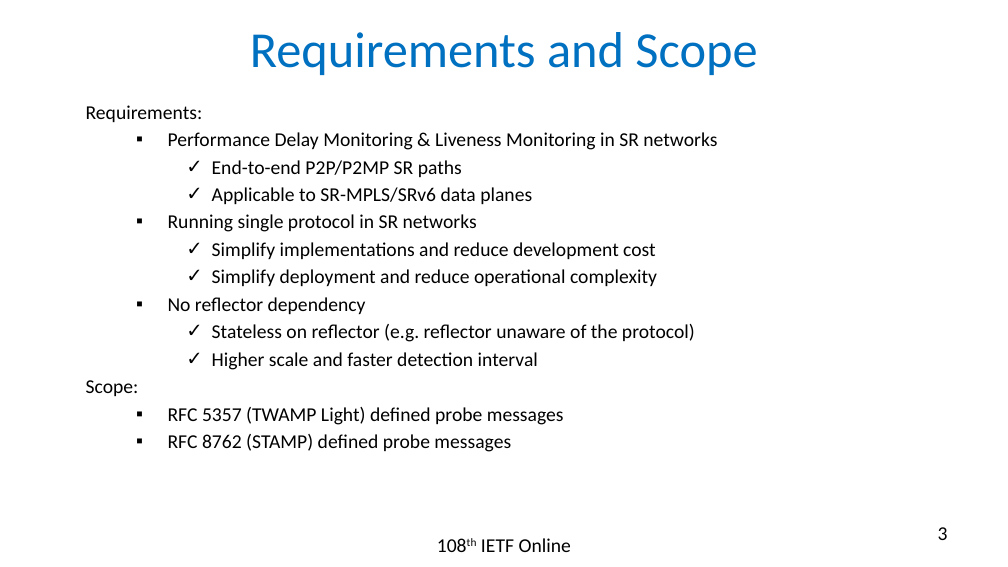
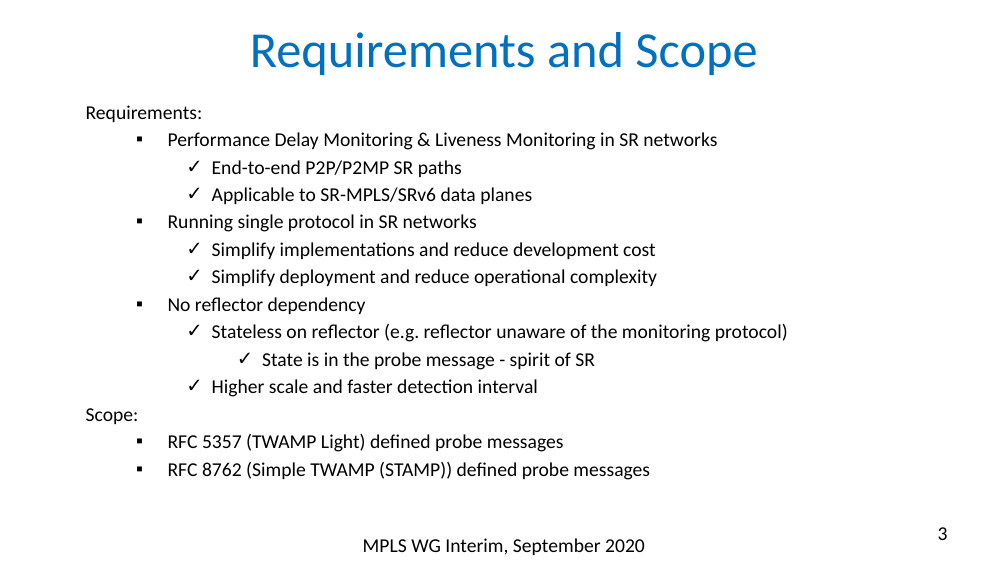
Before and after one commit to rakgandhi/ietf-slides, a slide deck: slide 3 of draft-gandhi-spring-sr-enhanced-plm-02.pptx. Drawn at 1008x567 pixels with LibreOffice and Linux fonts; fonts in the diff are those of the drawing. Boxes give left, top, right and bottom in pixels: in the first picture for what was removed or moved away, otherwise in the second. Text is boxed around its words. In the diff, an @@ line names an element or a change of style, - is before the commit and + after.

```diff
--- a/draft-gandhi-spring-sr-enhanced-plm-02.pptx
+++ b/draft-gandhi-spring-sr-enhanced-plm-02.pptx
@@ text at box(212, 324, 788, 370): text changed @@
-    ✓ Stateless on reflector (e.g. reflector unaware of the protocol)
+    ✓ Stateless on reflector (e.g. reflector unaware of the monitoring protocol)
+      ✓ State is in the probe message - spirit of SR
@@ text at box(168, 462, 650, 480): text changed @@
-  ▪ RFC 8762 (STAMP) defined probe messages
+  ▪ RFC 8762 (Simple TWAMP (STAMP)) defined probe messages
@@ text at box(363, 538, 645, 555): text changed @@
-108th IETF Online
+MPLS WG Interim, September 2020
```
Also in this commit, not shown: 16 other slides changed, 3 other files.
